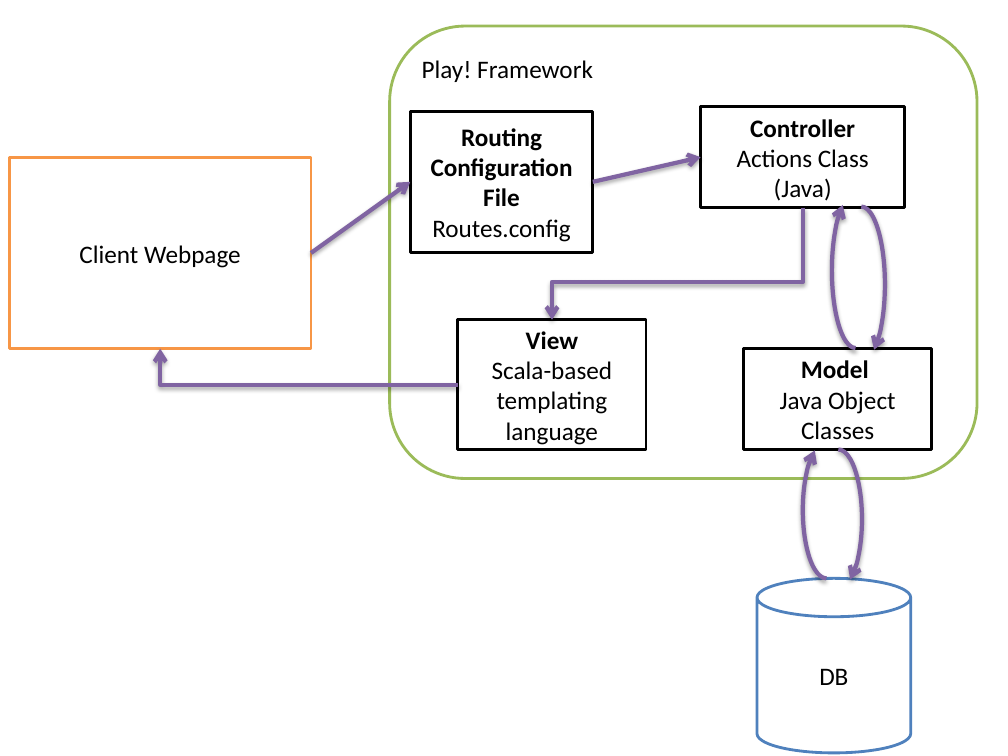
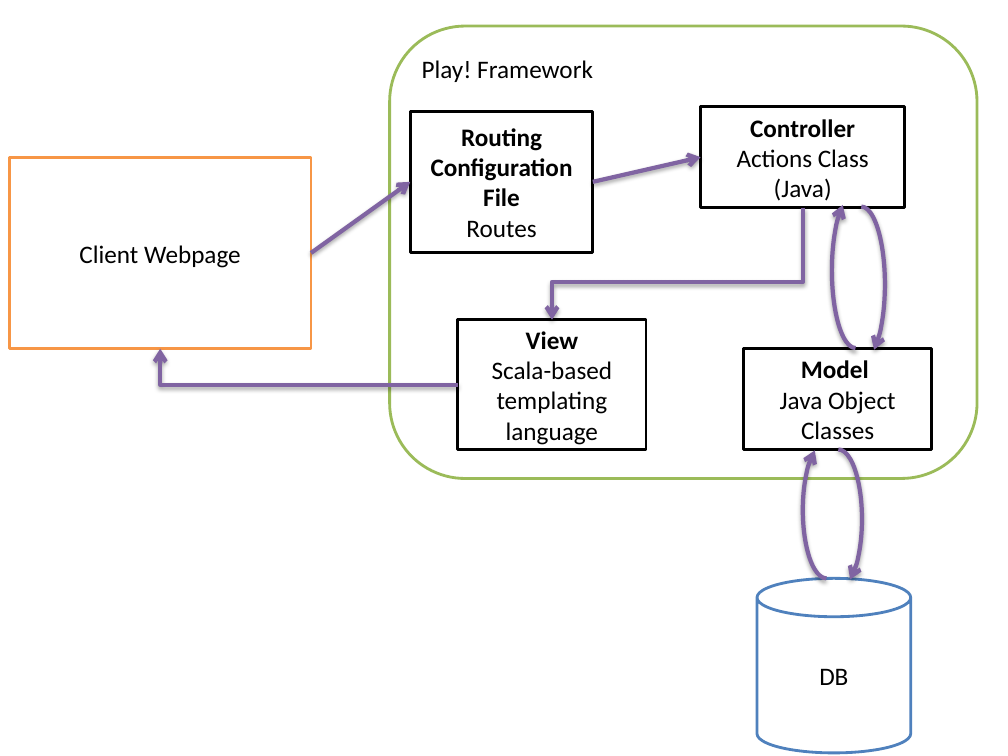
Before and after one commit to Velascodelaguna/tech-evaluation, a slide deck: slide 1 of public/resources/architecture.pptx. Drawn at 1008x756 pixels with LibreOffice and Linux fonts; fonts in the diff are those of the drawing. Boxes give left, top, right and bottom in pixels: in the first picture for what was removed or moved away, otherwise in the second. Text is boxed around its words. In the diff, an @@ line names an element or a change of style, - is before the commit and + after.

```diff
--- a/public/resources/architecture.pptx
+++ b/public/resources/architecture.pptx
@@ text in rectangle at bbox=[466, 220, 536, 238]: text changed @@
-Routes.config
+Routes
```
Also in this commit, not shown: 1 other file.
